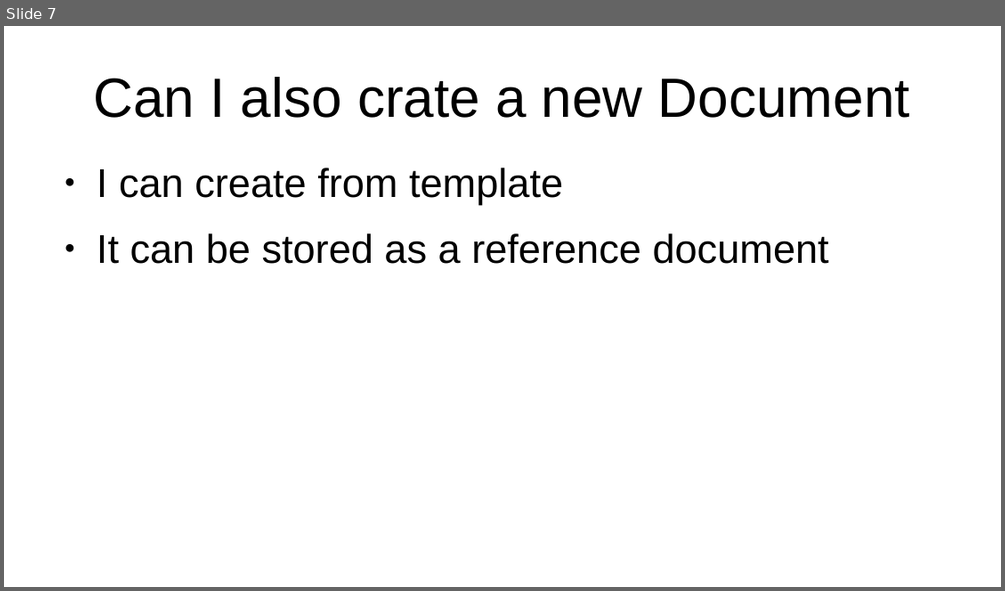
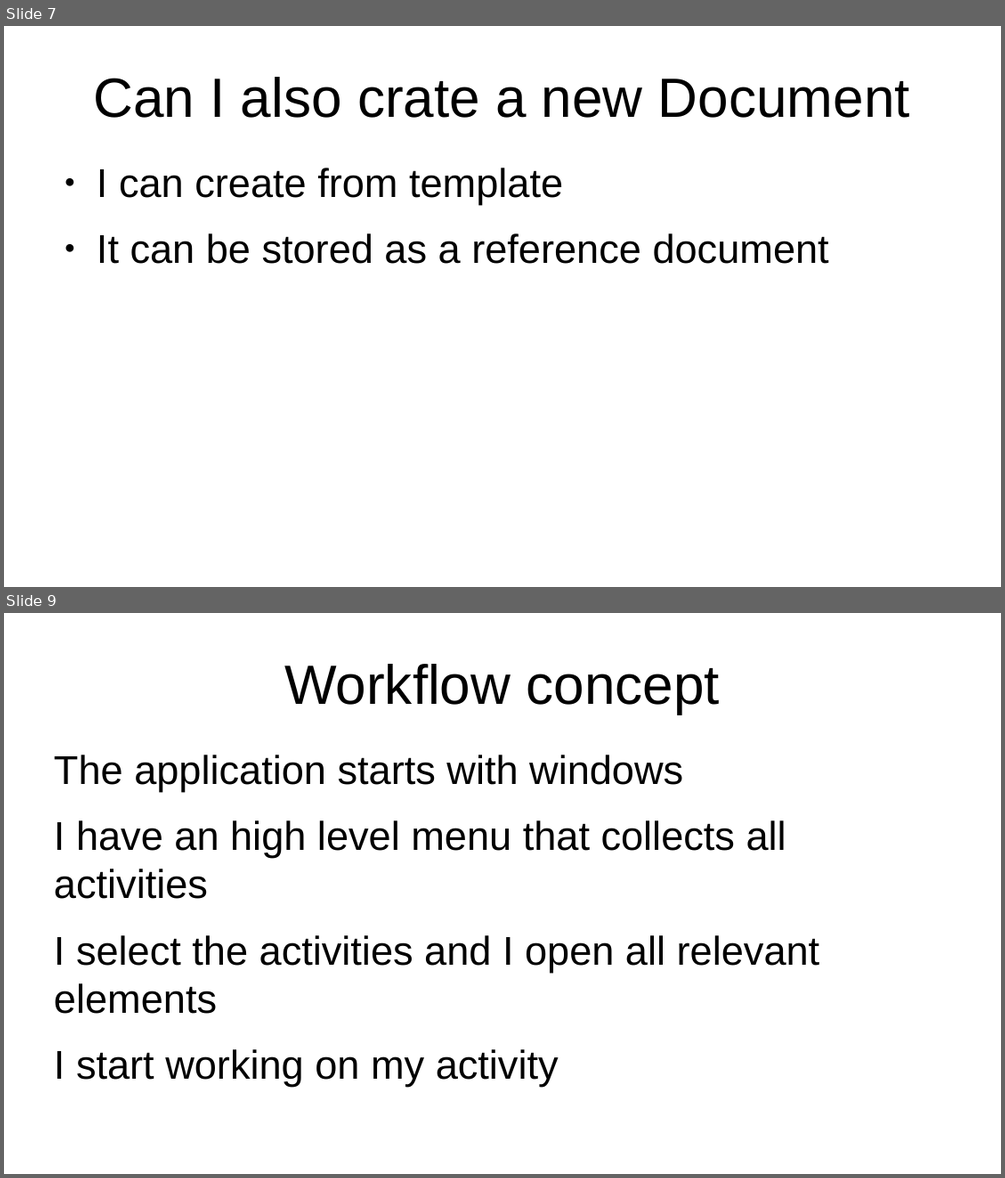
Before and after one commit to g-gualeni/QtWhiteBase, a slide deck: WhiteBase Doc/WhiteBase Stories.odp. Shown one above the other, each under a label of ours: slide 7 before the commit, slides 7 and 9 after it; the slides between them are not shown. The pictures are 1005x591 and 1005x1178 pixels, drawn with LibreOffice and Linux fonts; fonts in the diff are those of the drawing. Boxes give left, top, right and bottom in pixels: in the first picture for what was removed or moved away, otherwise in the second. Text is boxed around its words. In the diff, an @@ line names an element or a change of style, - is before the commit and + after.

```diff
--- a/WhiteBase Doc/WhiteBase Stories.odp
+++ b/WhiteBase Doc/WhiteBase Stories.odp
@@ slide 9 added at (4,613,1001,1174), background #FFFFFF @@
@@ title added at (284,664,720,714), 44 pt, text #000000 @@
+Workflow concept
@@ text added at (54,755,820,1086), 32 pt, text #000000 @@
+The application starts with windows
+I have an high level menu that collects all activities
+I select the activities and I open all relevant elements
+I start working on my activity
```
Also in this commit, not shown: 5 other slides added, 1 slide removed.
